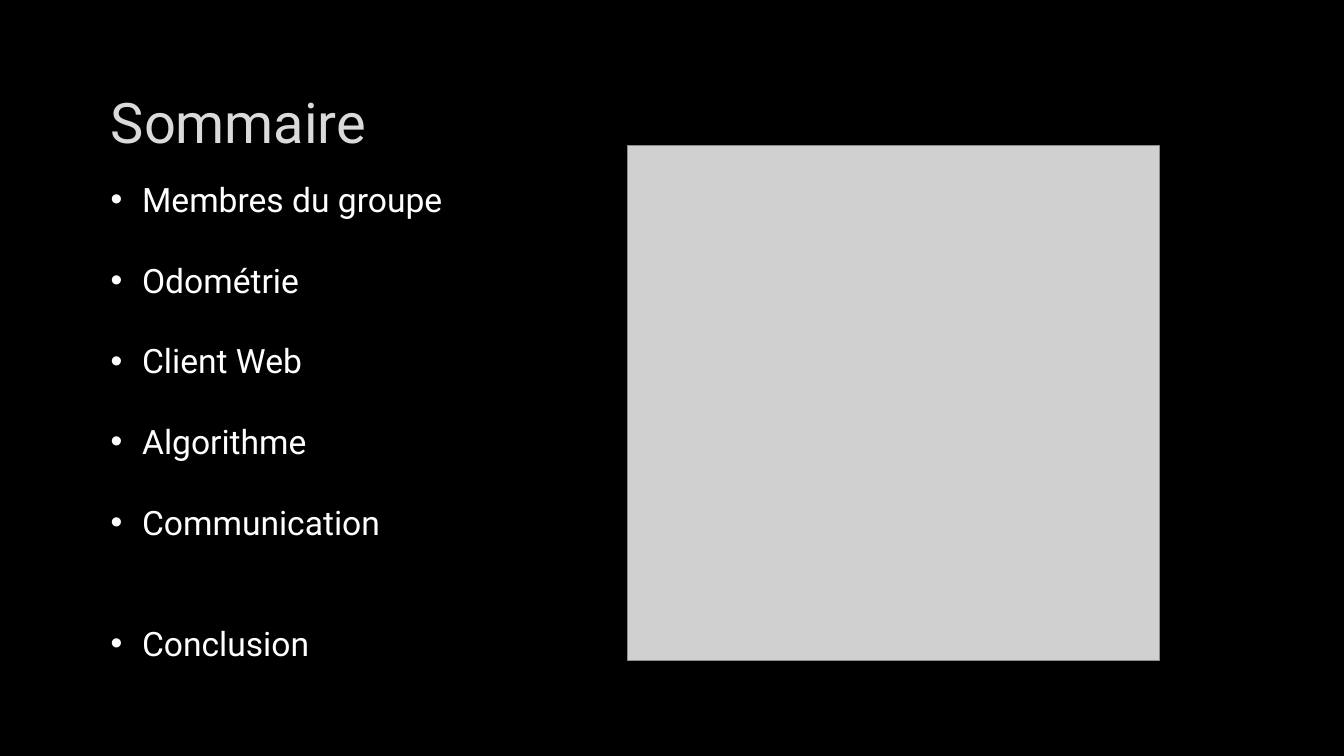
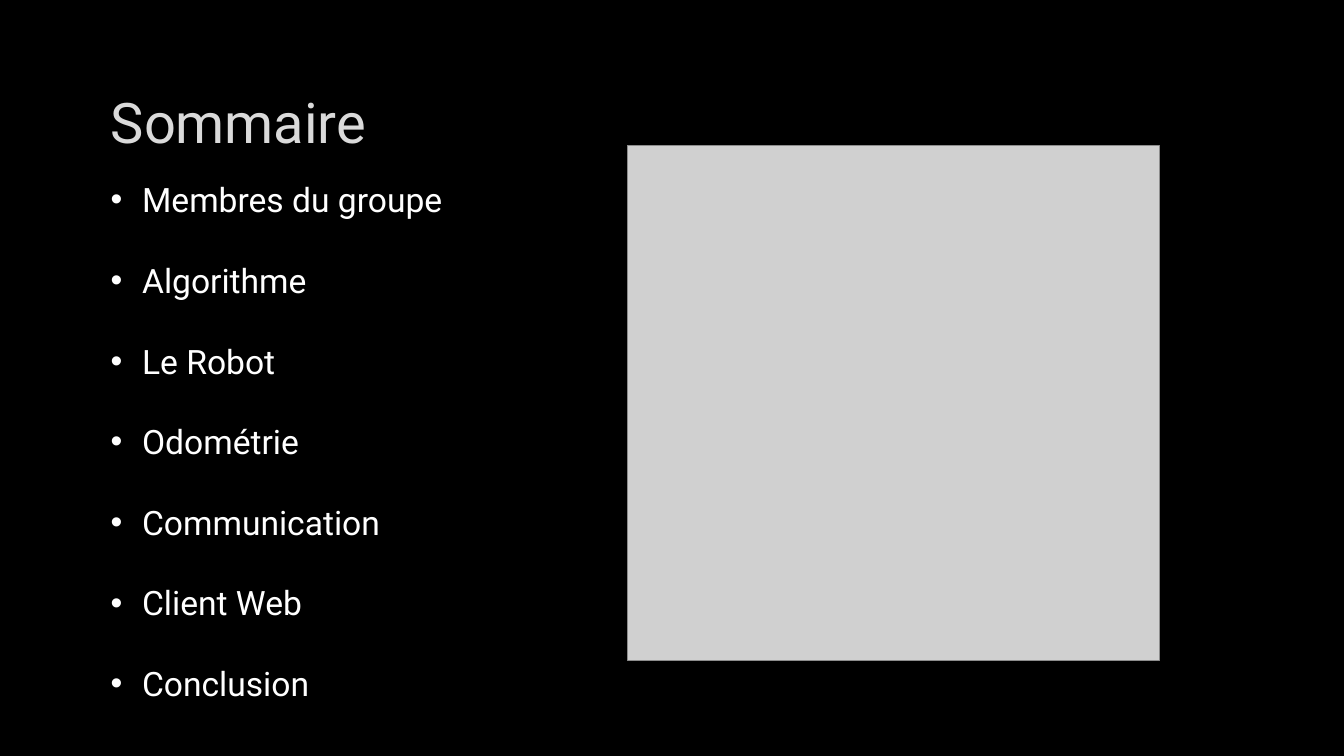
Before and after one commit to CyrilPy/BadMonkey, a slide deck: slide 2 of Gestion projet/Projet intégration robotique – IMERIR.pptx. Drawn at 1344x756 pixels with LibreOffice and Linux fonts; fonts in the diff are those of the drawing; grey boxes stand for pictures; background and template pictures are left out. Boxes give left, top, right and bottom in pixels: in the first picture for what was removed or moved away, otherwise in the second. Text is boxed around its words. In the diff, an @@ line names an element or a change of style, - is before the commit and + after.

Commit message:
MàJ - Powerpoint

```diff
--- a/Gestion projet/Projet intégration robotique – IMERIR.pptx
+++ b/Gestion projet/Projet intégration robotique – IMERIR.pptx
@@ text at <box>142,267,306,375</box>: paragraphs added @@
+• Algorithme
+• Le Robot
@@ text at <box>142,428,380,536</box>: paragraphs removed @@
-• Algorithme
-• Communication
```
Also in this commit, not shown: 1 other slide changed, 1 slide added, 1 slide removed, 1 other file.
